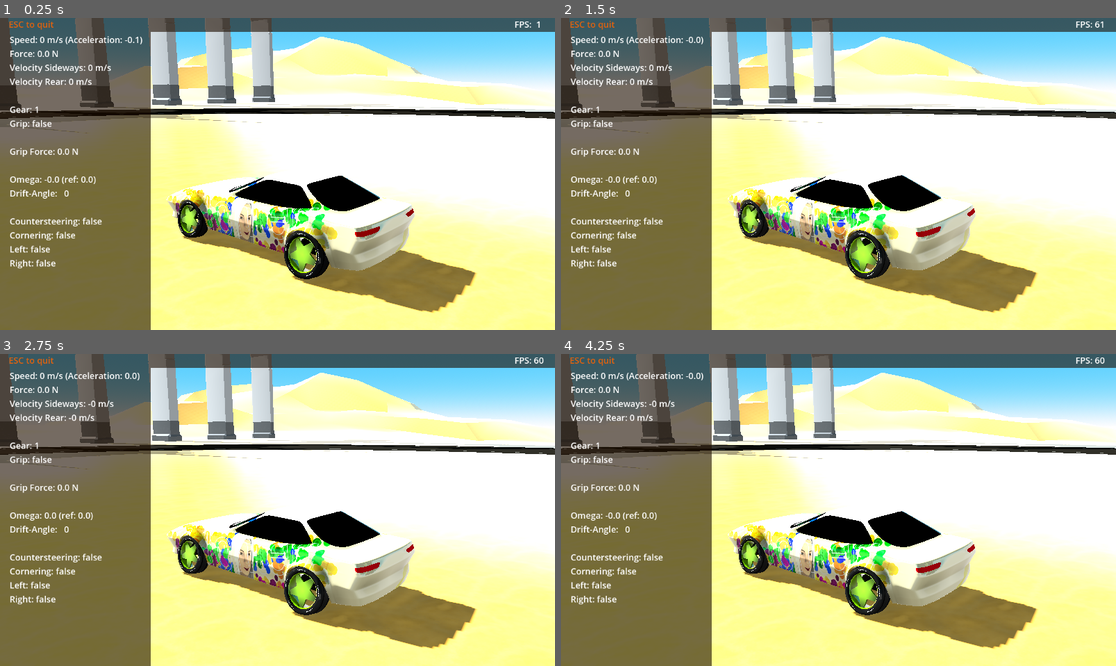
Above: before the commit, frames 1-4 (two rows, left to right).
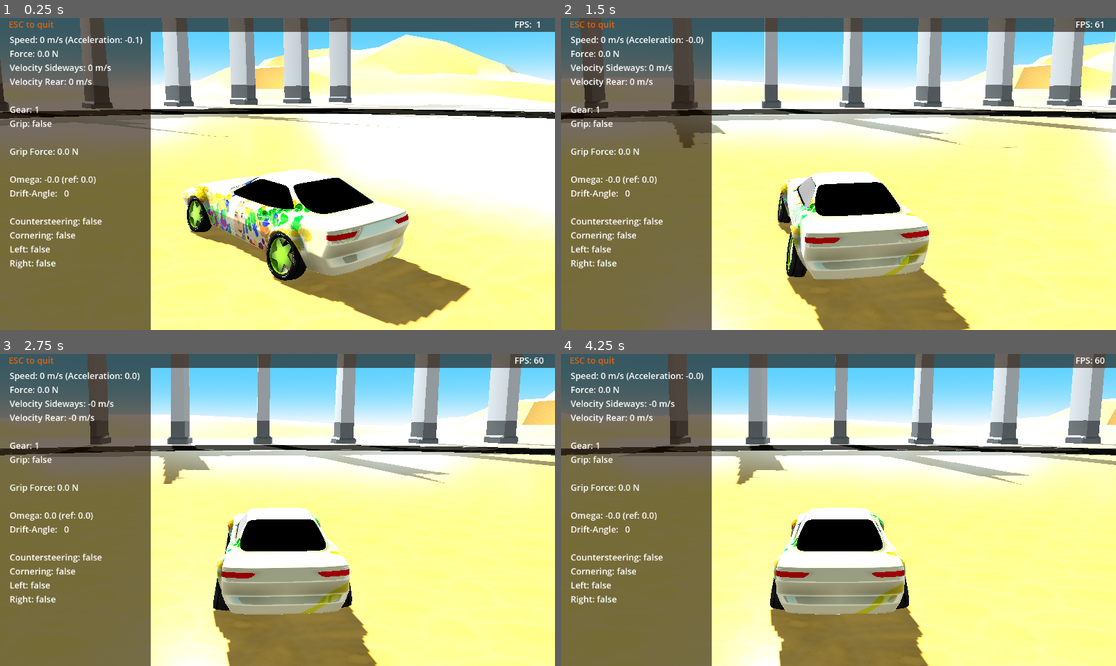
Above: after the commit, the same moments.

Repository: tomaga-dev/DriftCarG4
Game: Godot game, scene res://Scenes/Start.tscn
The game is run twice, just before and just after one commit, with the same random seed, the same clock (stepped at 60 frames per second) and the same inputs.
Inputs:
- Up to frame 1 (0.25 s): no input
- Up to frame 2 (1.5 s): hold Right (controller_right) 0.53-1.28 s; hold Down (controller_brake) from 1.28 s (still down)
- Up to frame 3 (2.75 s): release Down (controller_brake) at 2.03 s; hold Right (controller_right) from 2.03 s (still down)
- Up to frame 4 (4.25 s): release Right (controller_right) at 2.78 s; hold Up (controller_accelerate) 2.78-3.53 s; hold Left (controller_left) from 3.53 s (still down)

The runs differ from the first frame. In frame 1, 29% of the frame differs, in the area x 0-100%, y 0-100%; in frame 2, 55%; in frame 3, 53%; in frame 4, 55%.
Error before the commit: Invalid access to property or key 'car' on a base object of type 'null instance'. (res://Scenes/Camera.gd:17)

Commit message:
Player car debug output
There can be other cars in the scene as well. We show the debug output
of the players car.

Diff:
--- a/Drift Car/Scenes/Start.gd
+++ b/Drift Car/Scenes/Start.gd
@@ -1,9 +1,17 @@
 extends Node
 
+@export var player_node: NodePath
 @onready var fps_label = get_node("Status/FPS")
 @onready var debug_label = get_node("Status/Debug")
-@onready var car = get_node("Monteri")
 
+var player: Node
+var car: VehicleController
+
+
+func _ready():
+	player = get_node(player_node)
+	car = player.car
+	randomize()
 
 func _process(_delta):
 	if Input.is_action_just_released("ui_cancel"):
--- a/Drift Car/Scenes/Start.tscn
+++ b/Drift Car/Scenes/Start.tscn
@@ -2,11 +2,11 @@
 
 [ext_resource type="Script" path="res://Scenes/Start.gd" id="1_gi87r"]
 [ext_resource type="Script" path="res://Scenes/Player.gd" id="2_g27tf"]
-[ext_resource type="Script" path="res://Scenes/MotorSoundController.gd" id="3_vtcu0"]
 [ext_resource type="Script" path="res://Scenes/Camera.gd" id="3_wjqso"]
 [ext_resource type="PackedScene" uid="uid://b4p4hvb8ja73m" path="res://Scenes/Monteri.tscn" id="5_x1q82"]
 [ext_resource type="PackedScene" uid="uid://bhqt5d5hg31xl" path="res://Scenes/Status/Status.tscn" id="6_limtv"]
 [ext_resource type="PackedScene" uid="uid://byrafxeh8fmo7" path="res://Scenes/Maps/Map-1/ground.tscn" id="6_w8p8v"]
+[ext_resource type="PackedScene" uid="uid://cvurpj231f18r" path="res://Scenes/sound_emitter.tscn" id="7_8r1bc"]
 [ext_resource type="AudioStream" uid="uid://coavl778ify5y" path="res://Scenes/CarModels/Monteri-Body/On.wav" id="8_5x8ta"]
 [ext_resource type="AudioStream" uid="uid://6alyab3du2n5" path="res://Scenes/CarModels/Monteri-Body/Off.wav" id="9_dqhyg"]
 [ext_resource type="PackedScene" uid="uid://dq0ak78bjfpfr" path="res://Scenes/Maps/ArcBridge/arc_bridge.tscn" id="10_3acnn"]
@@ -58,14 +58,11 @@
 
 [node name="Start" type="Node"]
 script = ExtResource("1_gi87r")
+player_node = NodePath("Player")
 
 [node name="Player" type="Node" parent="."]
 script = ExtResource("2_g27tf")
-
-[node name="MotorSoundController" type="Node" parent="."]
-script = ExtResource("3_vtcu0")
-on_node = NodePath("../Monteri/On")
-off_node = NodePath("../Monteri/Off")
+car_node = NodePath("../Monteri")
 
 [node name="Status" parent="." instance=ExtResource("6_limtv")]
 
@@ -81,7 +78,7 @@
 transform = Transform3D(0.664555, 0.143163, -0.733397, 0, 0.981476, 0.191589, 0.74724, -0.127321, 0.652245, -5.42986, 2.63843, 4.82904)
 fov = 40.0
 script = ExtResource("3_wjqso")
-target_node = NodePath("../Monteri/CameraTarget")
+player_node = NodePath("../Player")
 
 [node name="Ground" parent="." instance=ExtResource("6_w8p8v")]
 
@@ -105,17 +102,11 @@
 
 [node name="Monteri" parent="." instance=ExtResource("5_x1q82")]
 transform = Transform3D(1, 0, 0, 0, 1, 0, 0, 0, 1, 0, 0.35, 0)
+rev_min = 1.6
+rev_multiplier = 5.5
 
 [node name="CameraTarget" type="Node3D" parent="Monteri"]
 transform = Transform3D(1, 0, 0, 0, 1, 0, 0, 0, 1, 0, 0.87, 0)
-
-[node name="On" type="AudioStreamPlayer3D" parent="Monteri"]
-stream = ExtResource("8_5x8ta")
-bus = &"On"
-
-[node name="Off" type="AudioStreamPlayer3D" parent="Monteri"]
-stream = ExtResource("9_dqhyg")
-bus = &"Off"
 
 [node name="CollisionShapeTop" type="CollisionShape3D" parent="Monteri"]
 transform = Transform3D(1, 0, 0, 0, 1, 0, 0, 0, 1, 0, 0.77, 0.56)
@@ -129,6 +120,17 @@
 transform = Transform3D(1, 0, 0, 0, -4.37114e-08, -1, 0, 1, -4.37114e-08, 0.77, 0, 0)
 shape = SubResource("CapsuleShape3D_kmjwe")
 
+[node name="SoundEmitter" parent="Monteri" instance=ExtResource("7_8r1bc")]
+transform = Transform3D(1, 0, 0, 0, 1, 0, 0, 0, 1, 0, 0.0171307, 2.20283)
+
+[node name="Acceleration" type="AudioStreamPlayer3D" parent="Monteri/SoundEmitter"]
+stream = ExtResource("8_5x8ta")
+bus = &"On"
+
+[node name="Deceleration" type="AudioStreamPlayer3D" parent="Monteri/SoundEmitter"]
+stream = ExtResource("9_dqhyg")
+bus = &"Off"
+
 [node name="ReflectionProbe" type="ReflectionProbe" parent="."]
 size = Vector3(500, 100, 500)
 
@@ -136,4 +138,3 @@
 transform = Transform3D(1, 0, 0, 0, 1, 0, 0, 0, 1, 21, 0, -64)
 
 [connection signal="query_driver" from="Monteri" to="Player" method="_on_monteri_query_driver"]
-[connection signal="update_motor_sound" from="Monteri" to="MotorSoundController" method="_on_monteri_update_motor_sound"]
